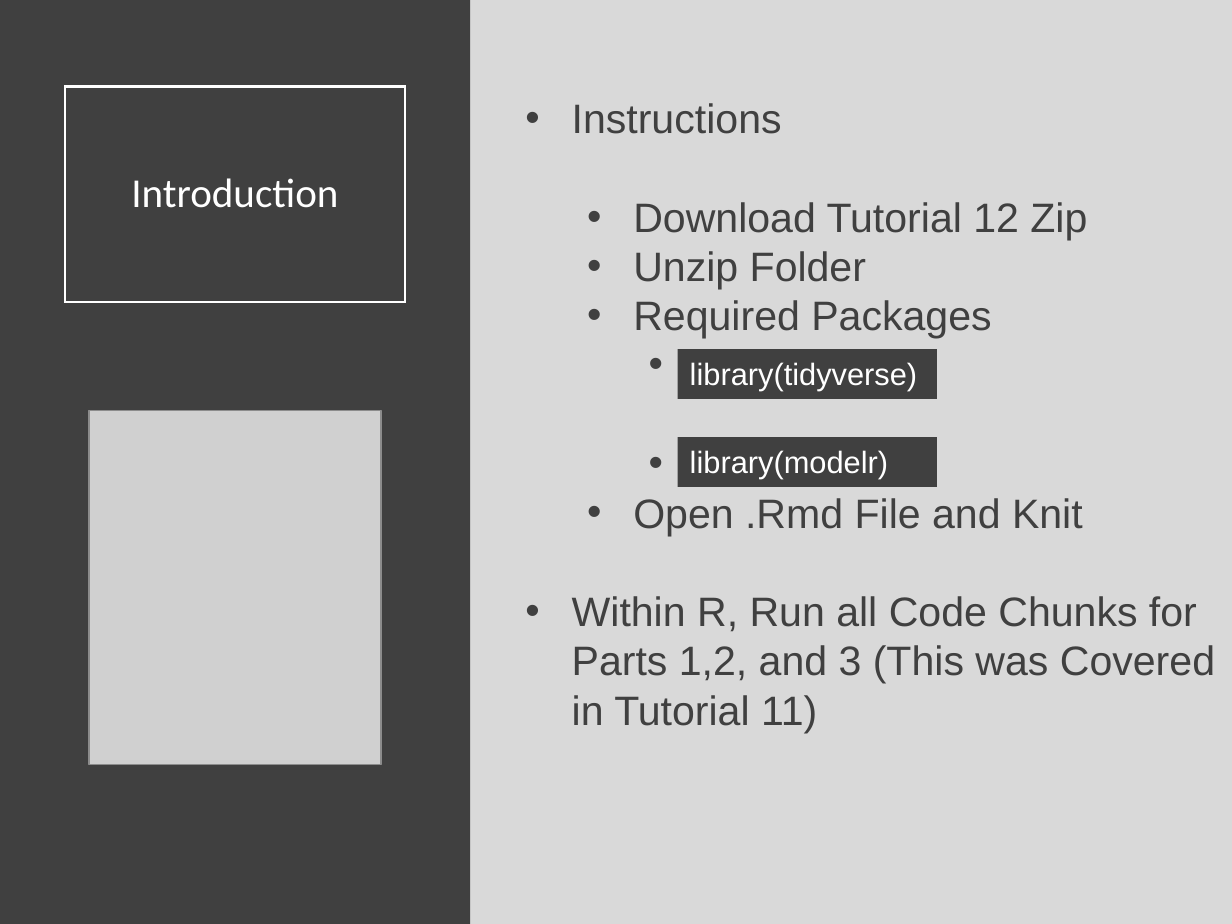
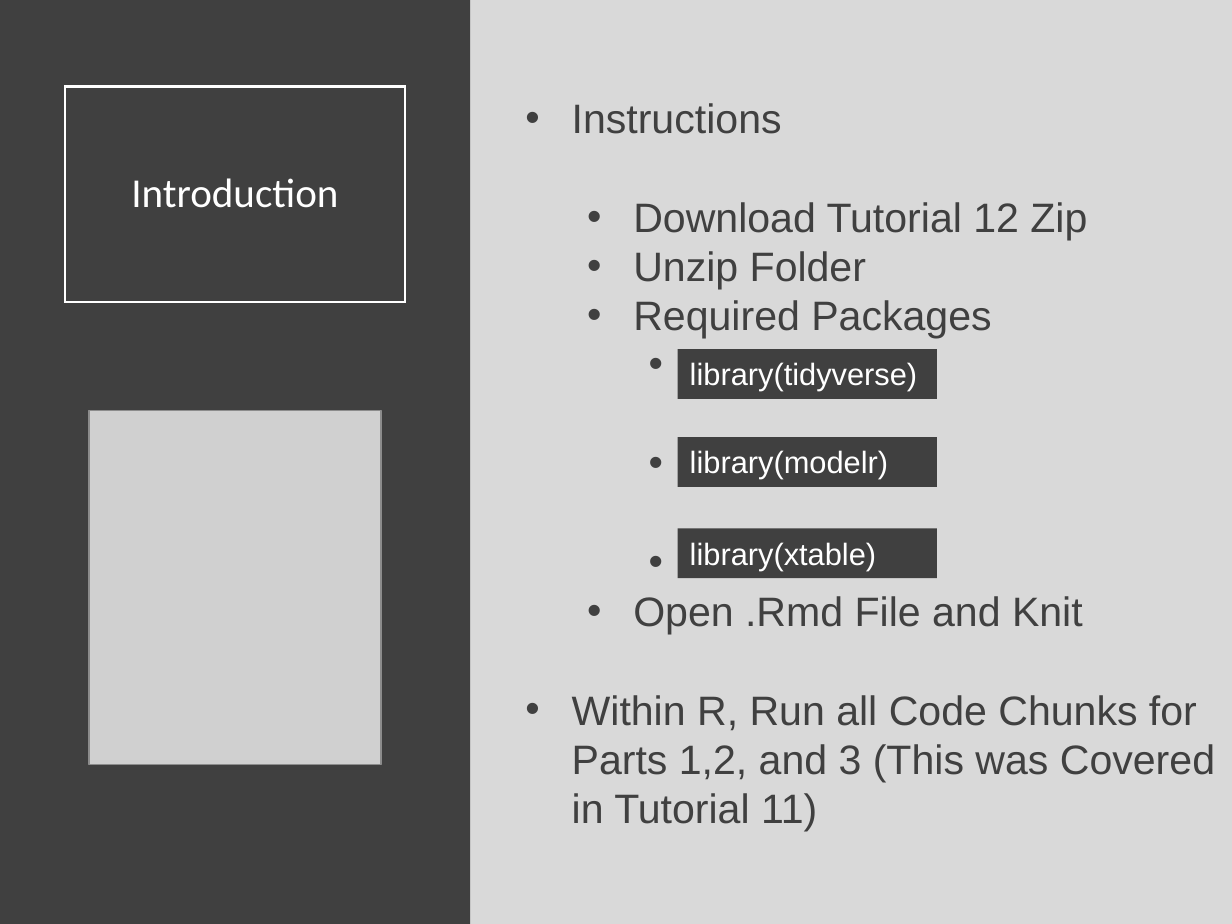
Before and after one commit to Yixf-Self/STOR320_WEBSITE, a slide deck: slide 2 of Lecture/Lecture 24/Lecture 24.pptx. Drawn at 1232x924 pixels with LibreOffice and Linux fonts; fonts in the diff are those of the drawing; grey boxes stand for pictures. Boxes give left, top, right and bottom in pixels: in the first picture for what was removed or moved away, otherwise in the second. Text is boxed around its words. In the diff, an @@ line names an element or a change of style, - is before the commit and + after.

Commit message:
Tutorial 12 Update

```diff
--- a/Lecture/Lecture 24/Lecture 24.pptx
+++ b/Lecture/Lecture 24/Lecture 24.pptx
@@ text "Instructions" rewrapped from [572,103,1215,733] to [572,103,1215,832] @@
@@ rectangle added at [678,529,936,578], fill #404040, 18 pt, text #FFFFFF @@
+library(xtable)
```
Also in this commit, not shown: 4 slides added, 12 other files.
